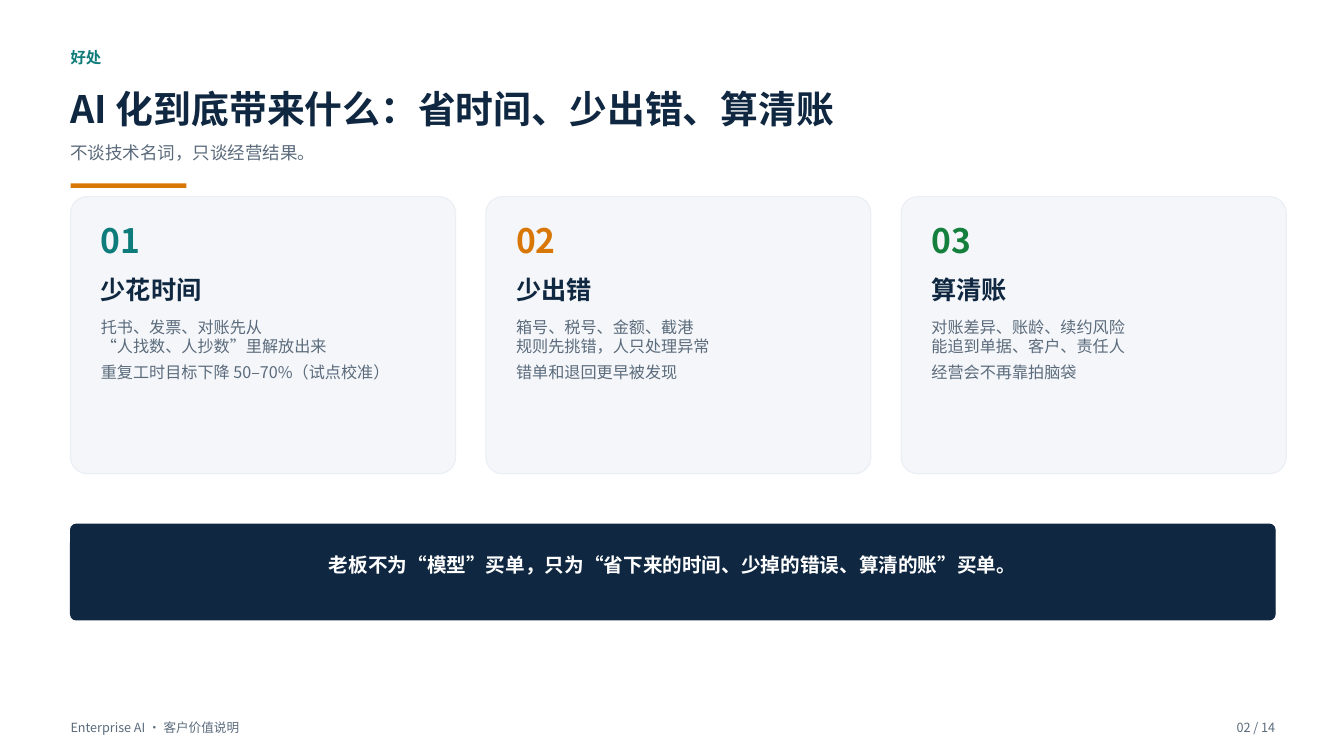
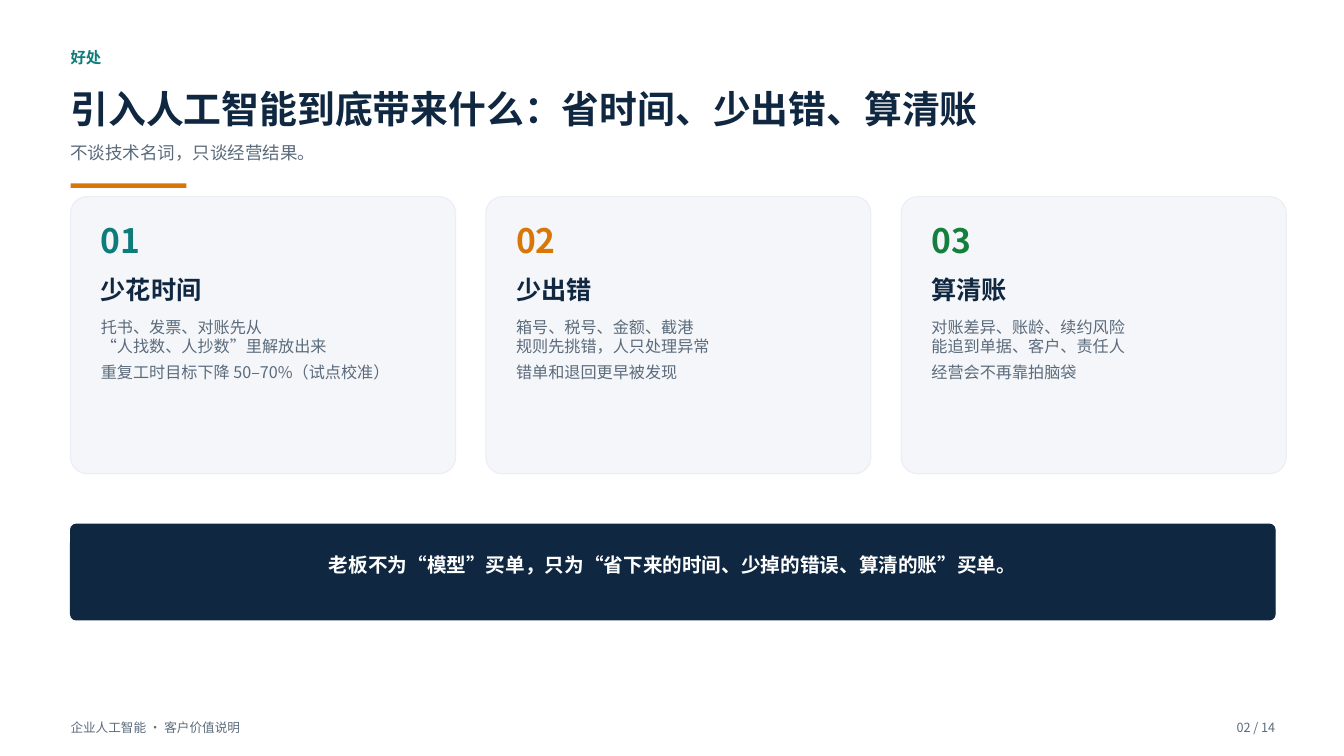
Before and after one commit to roma007/Enterprise-AI, a slide deck: slide 2 of 会客包/reports/客户老板版_系统能力介绍_2026-11-05.pptx. Drawn at 1344x756 pixels with LibreOffice and Linux fonts; fonts in the diff are those of the drawing. Boxes give left, top, right and bottom in pixels: in the first picture for what was removed or moved away, otherwise in the second. Text is boxed around its words. In the diff, an @@ line names an element or a change of style, - is before the commit and + after.

```diff
--- a/会客包/reports/客户老板版_系统能力介绍_2026-11-05.pptx
+++ b/会客包/reports/客户老板版_系统能力介绍_2026-11-05.pptx
@@ text at [71, 90, 978, 127]: text changed @@
-AI 化到底带来什么：省时间、少出错、算清账
+引入人工智能到底带来什么：省时间、少出错、算清账
@@ text at [71, 721, 240, 733]: text changed @@
-Enterprise AI · 客户价值说明
+企业人工智能 · 客户价值说明
```
Also in this commit, not shown: 13 other slides changed, 6 other files.
